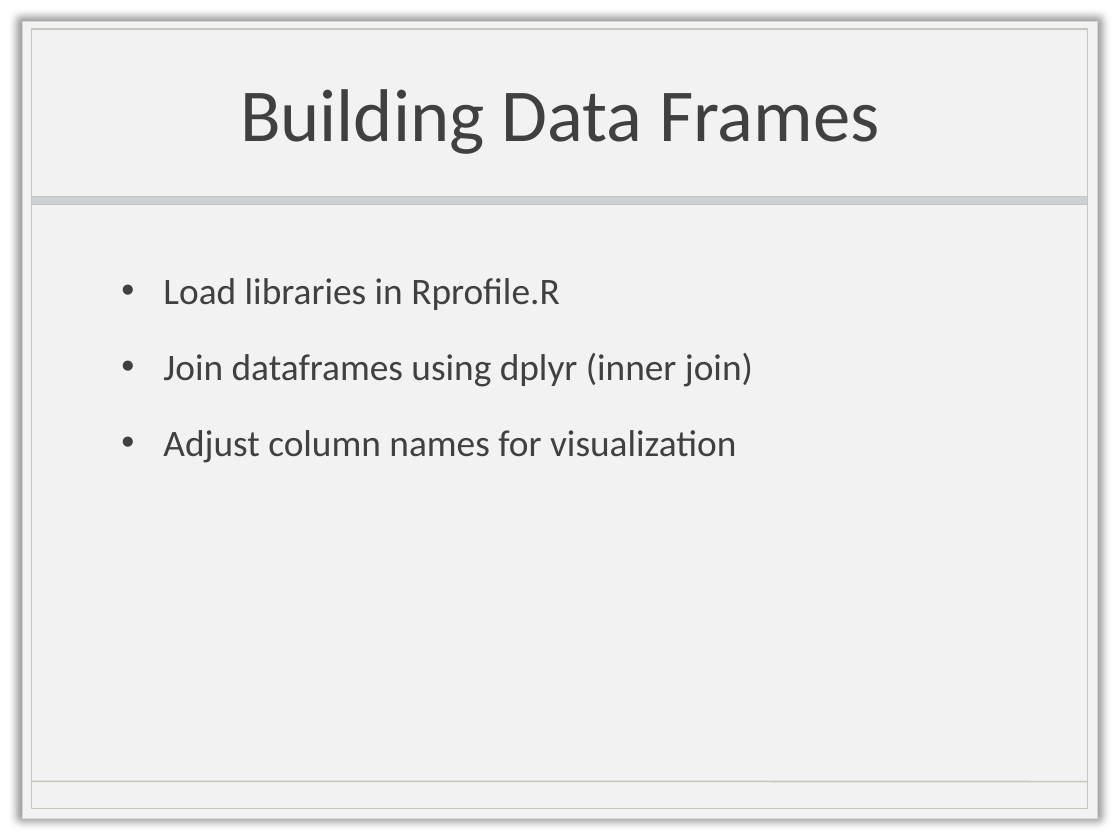
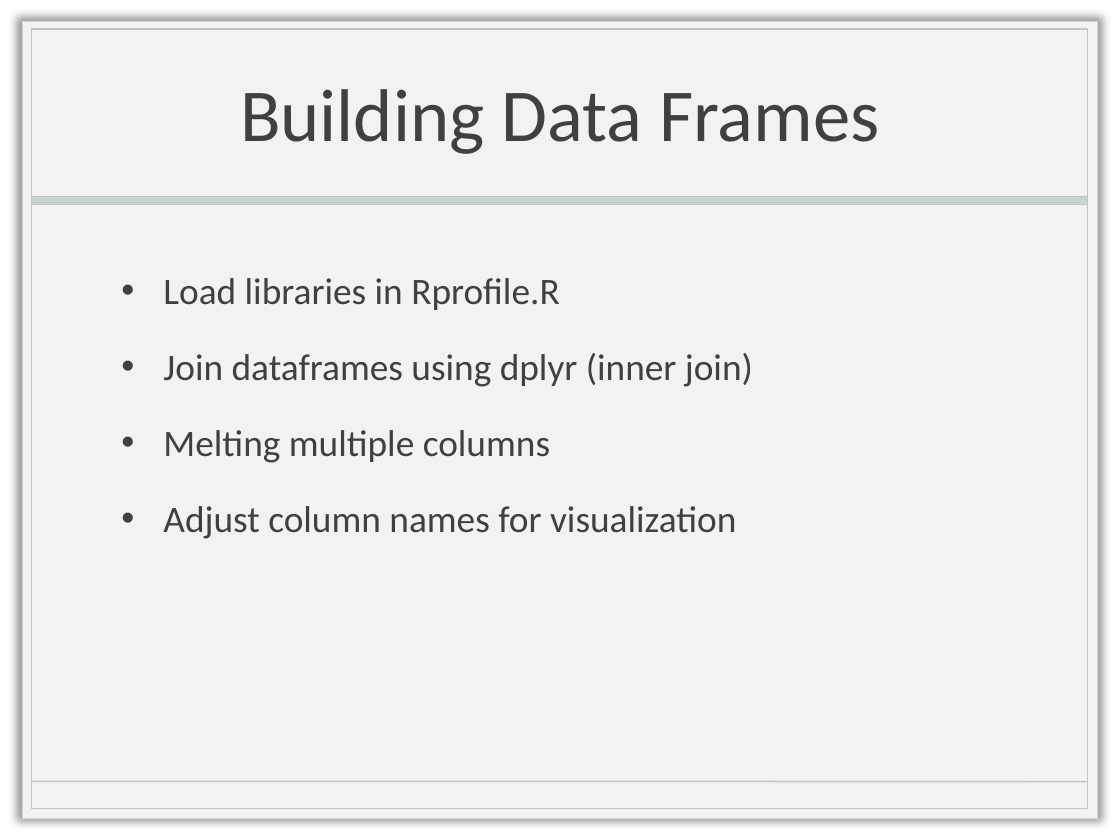
Before and after one commit to sjb2068/DV_FinalProject, a slide deck: slide 5 of CS329E Final Presentation (1).pptx. Drawn at 1120x840 pixels with LibreOffice and Linux fonts; fonts in the diff are those of the drawing; background and template pictures are left out. Boxes give left, top, right and bottom in pixels: in the first picture for what was removed or moved away, otherwise in the second. Text is boxed around its words. In the diff, an @@ line names an element or a change of style, - is before the commit and + after.

```diff
--- a/CS329E Final Presentation (1).pptx
+++ b/CS329E Final Presentation (1).pptx
@@ text at box(163, 430, 550, 463): paragraph added @@
+• Melting multiple columns
```
Also in this commit, not shown: 3 other slides changed.
